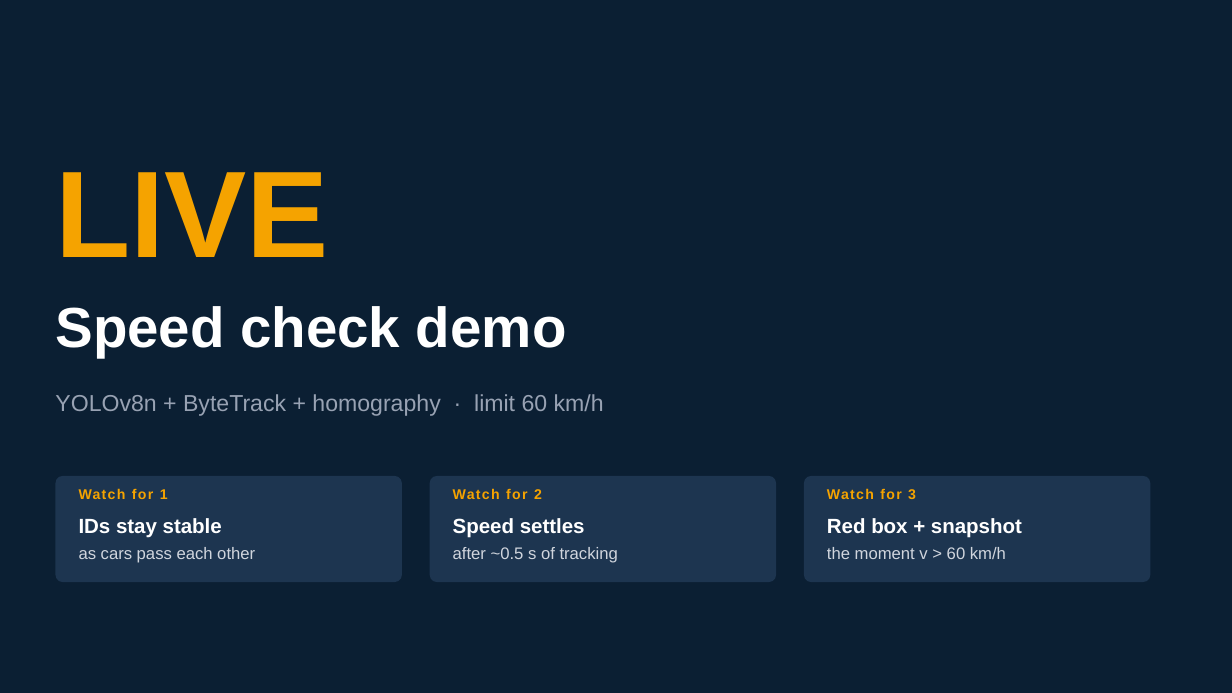
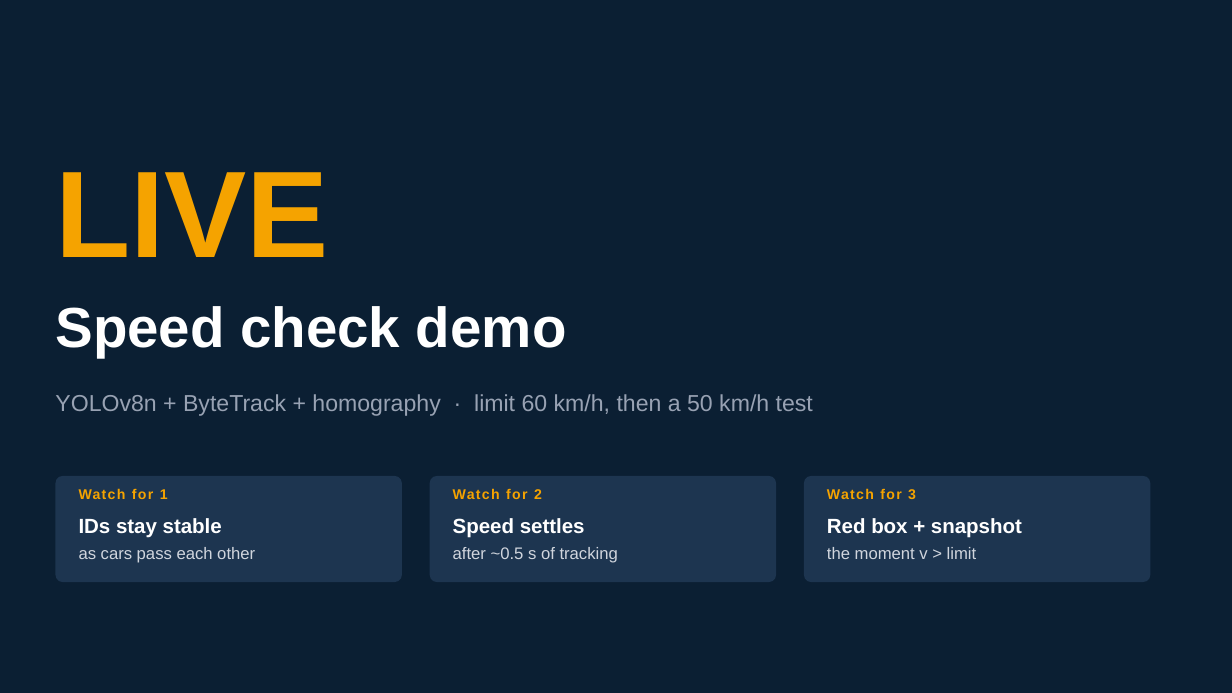
Before and after one commit to Prem-Dharshan/20XW97, a slide deck: slide 22 of cv-automation-ppt/CV_and_Automation.pptx. Drawn at 1232x693 pixels with LibreOffice and Linux fonts; fonts in the diff are those of the drawing. Boxes give left, top, right and bottom in pixels: in the first picture for what was removed or moved away, otherwise in the second. Text is boxed around its words. In the diff, an @@ line names an element or a change of style, - is before the commit and + after.

```diff
--- a/cv-automation-ppt/CV_and_Automation.pptx
+++ b/cv-automation-ppt/CV_and_Automation.pptx
@@ text at bbox=[55, 394, 813, 416]: text changed @@
-YOLOv8n + ByteTrack + homography · limit 60 km/h
+YOLOv8n + ByteTrack + homography · limit 60 km/h, then a 50 km/h test
@@ text at bbox=[827, 547, 977, 559]: text changed @@
-the moment v > 60 km/h
+the moment v > limit
```
Also in this commit, not shown: 10 other slides changed, 37 other files.
